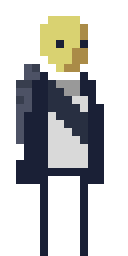
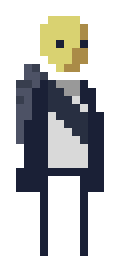
The second 128x256 image is a revision of the first. Changes to its layers:
hid "Layer 5" over [16, 72, 104, 192]
showed "Layer 1" over [16, 72, 104, 192]
